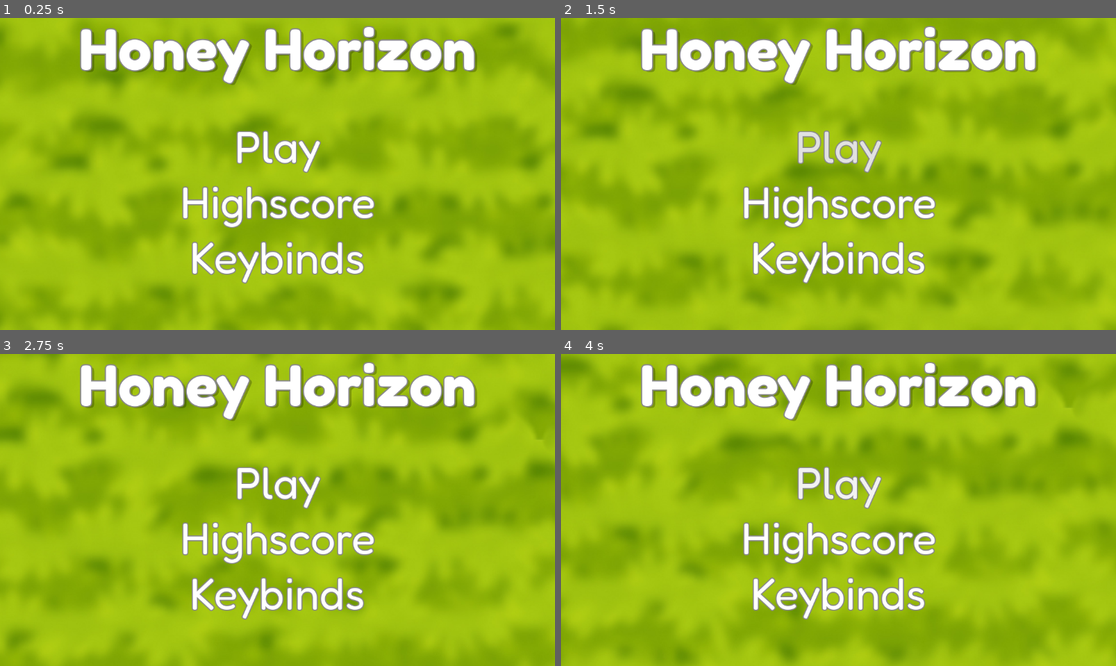
Above: before the commit, frames 1-4 (two rows, left to right).
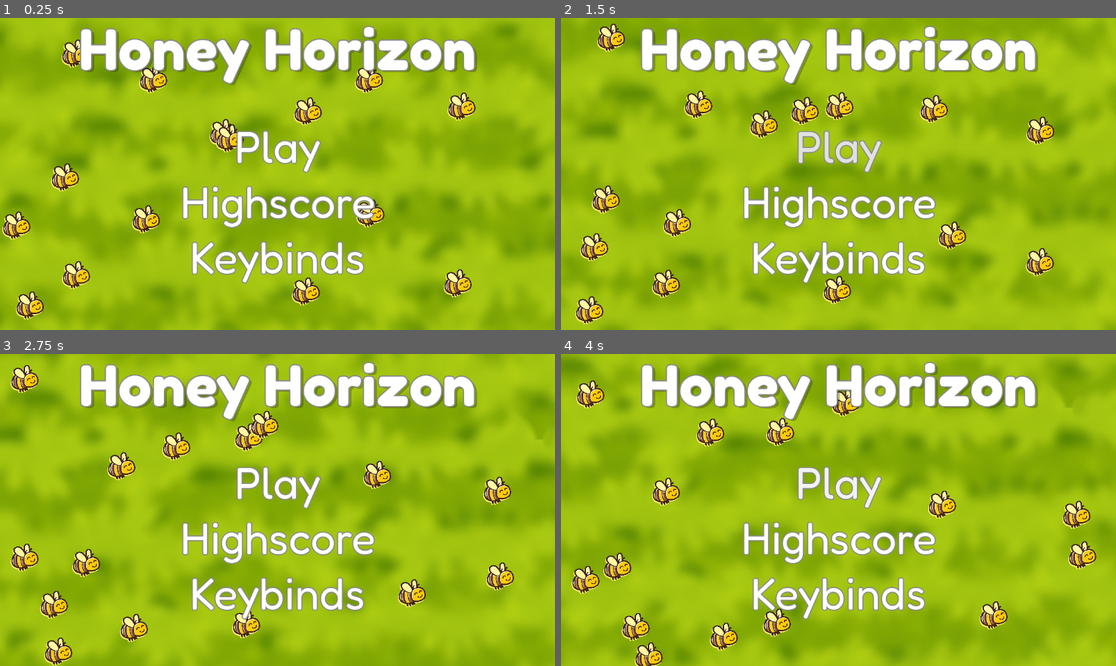
Above: after the commit, the same moments.

Repository: jam53/GMTK-Gamejam-2024
Game: Godot game, scene res://scenes/main_menu.tscn
Same seed, same stepped clock (60 frames per second), same inputs: the game is played once before the commit and once after it.
Inputs (mouse positions are in pixels of both pictures, inside the frame that each line leads up to):
- Up to frame 1 (0.25 s): no input
- Up to frame 2 (1.5 s): click "Play" at 0.5 s; click "Play" at 1.25 s
- Up to frame 3 (2.75 s): move the mouse to (399, 494) at 2.02 s; press the mouse at (399, 494) at 2.03 s; hold D (right) from 2.03 s (still down)
- Up to frame 4 (4 s): move the mouse to (727, 525) at 2.77 s; release D (right) at 2.78 s; release the mouse at (727, 525) at 2.78 s; hold S (down) 2.78-3.53 s; tap Z (disable_follow) at 2.85 s; move the mouse to (894, 441) at 3.52 s; press the mouse at (894, 441) at 3.53 s; hold D (right) from 3.53 s (still down)

The runs differ from the first frame. In frame 1, 4.3% of the frame differs, in the area x 0-86%, y 6-97%; in frame 2, 4.8%, in the area x 2-89%, y 1-99%; in frame 3, 4.7%; in frame 4, 4.6%.

Commit message:
Add bees that are floating about in the background

Diff:
--- a/scenes/main_menu.tscn
+++ b/scenes/main_menu.tscn
@@ -1,10 +1,12 @@
-[gd_scene load_steps=11 format=3 uid="uid://6ca5scx6ijk0"]
+[gd_scene load_steps=13 format=3 uid="uid://56m3atearqot"]
 
 [ext_resource type="Script" path="res://scripts/background.gd" id="1_j7str"]
 [ext_resource type="Texture2D" uid="uid://cereni0kmng6f" path="res://assets/sprites/GrassBlurred.jpg" id="2_1ias7"]
 [ext_resource type="Script" path="res://scripts/camera_main_menu.gd" id="3_xyf10"]
 [ext_resource type="FontFile" uid="uid://cmo4arn350ar4" path="res://assets/fonts/FredokaOne-Regular.ttf" id="4_cewai"]
 [ext_resource type="FontFile" uid="uid://bh6jf7bkg5idf" path="res://assets/fonts/Fredoka-Regular.ttf" id="5_pib4d"]
+[ext_resource type="Script" path="res://scripts/background_bees.gd" id="6_64rpm"]
+[ext_resource type="PackedScene" uid="uid://doy30tslrqjgp" path="res://scenes/ui/main_menu_bee.tscn" id="7_kf7sv"]
 
 [sub_resource type="StyleBoxEmpty" id="StyleBoxEmpty_170og"]
 
@@ -30,6 +32,16 @@
 [node name="Camera2D" type="Camera2D" parent="CameraMainMenu"]
 
 [node name="CanvasLayer" type="CanvasLayer" parent="."]
+
+[node name="BackgroundBees" type="Control" parent="CanvasLayer"]
+layout_mode = 3
+anchors_preset = 15
+anchor_right = 1.0
+anchor_bottom = 1.0
+grow_horizontal = 2
+grow_vertical = 2
+script = ExtResource("6_64rpm")
+bee_scene = ExtResource("7_kf7sv")
 
 [node name="VBoxContainer" type="VBoxContainer" parent="CanvasLayer"]
 anchors_preset = 8
--- /dev/null
+++ b/scenes/ui/main_menu_bee.tscn
@@ -0,0 +1,22 @@
+[gd_scene load_steps=3 format=3 uid="uid://doy30tslrqjgp"]
+
+[ext_resource type="Script" path="res://scripts/main_menu_bee.gd" id="1_m1sn3"]
+[ext_resource type="Texture2D" uid="uid://y8tiw2oprtat" path="res://assets/sprites/temp/bee.png" id="1_sqock"]
+
+[node name="MainMenuBee" type="Control"]
+layout_mode = 3
+anchors_preset = 8
+anchor_left = 0.5
+anchor_top = 0.5
+anchor_right = 0.5
+anchor_bottom = 0.5
+grow_horizontal = 2
+grow_vertical = 2
+script = ExtResource("1_m1sn3")
+
+[node name="TextureRect" type="TextureRect" parent="."]
+layout_mode = 0
+offset_right = 60.0
+offset_bottom = 60.0
+texture = ExtResource("1_sqock")
+expand_mode = 1
--- /dev/null
+++ b/scripts/background_bees.gd
@@ -0,0 +1,10 @@
+extends Control
+
+@export var bee_scene: PackedScene
+@export var num_bees: int = 15
+
+func _ready():
+	for i in range(num_bees):
+		var bee_instance = bee_scene.instantiate()
+		add_child(bee_instance)
+		bee_instance.position = Vector2(randf_range(0, get_viewport_rect().size.x), randf_range(0, get_viewport_rect().size.y))
--- /dev/null
+++ b/scripts/main_menu_bee.gd
@@ -0,0 +1,14 @@
+extends Control
+
+@export var speed = 50
+var direction = Vector2.ZERO
+
+func _ready():
+    direction = Vector2(randf_range(-1, 1), randf_range(-1, 1)).normalized()
+
+func _process(delta):
+    position += direction * speed * delta
+    if position.x < 0 or position.x > get_viewport_rect().size.x:
+        direction.x = -direction.x
+    if position.y < 0 or position.y > get_viewport_rect().size.y:
+        direction.y = -direction.y
